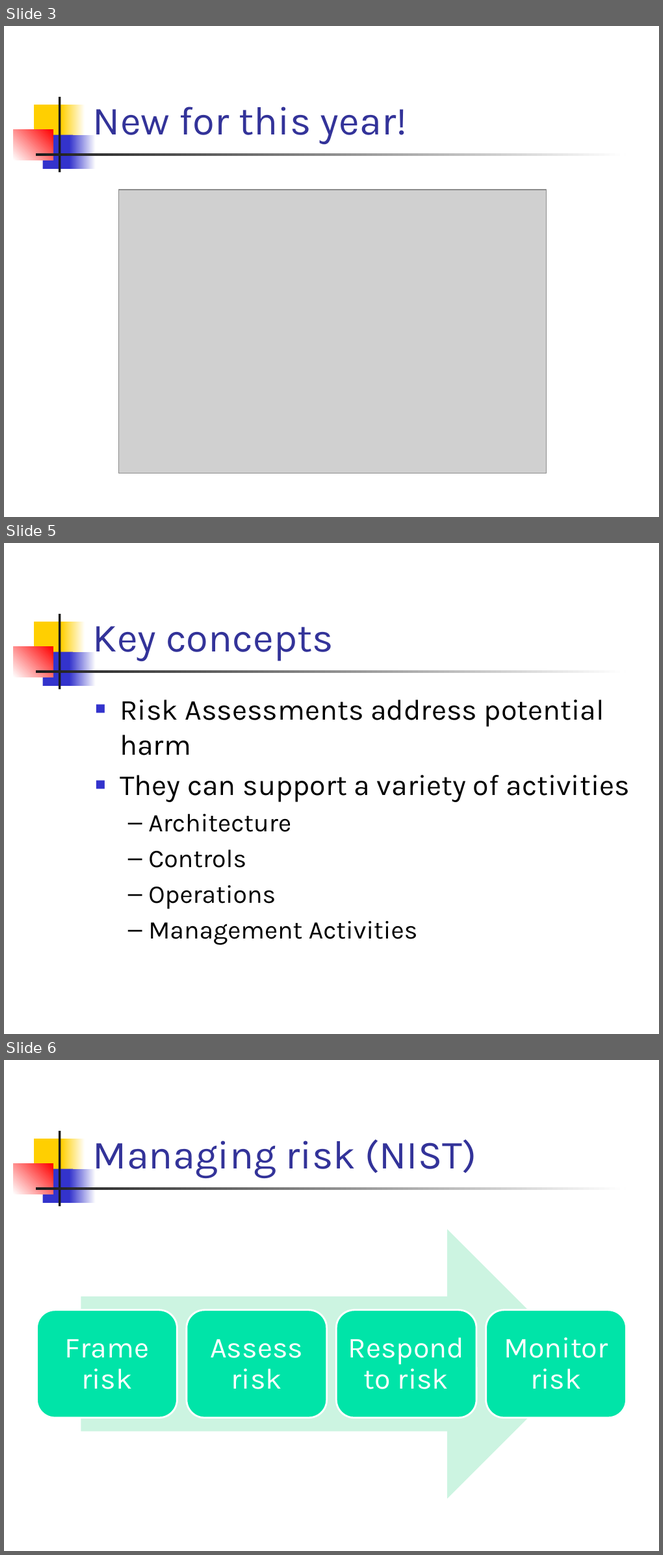
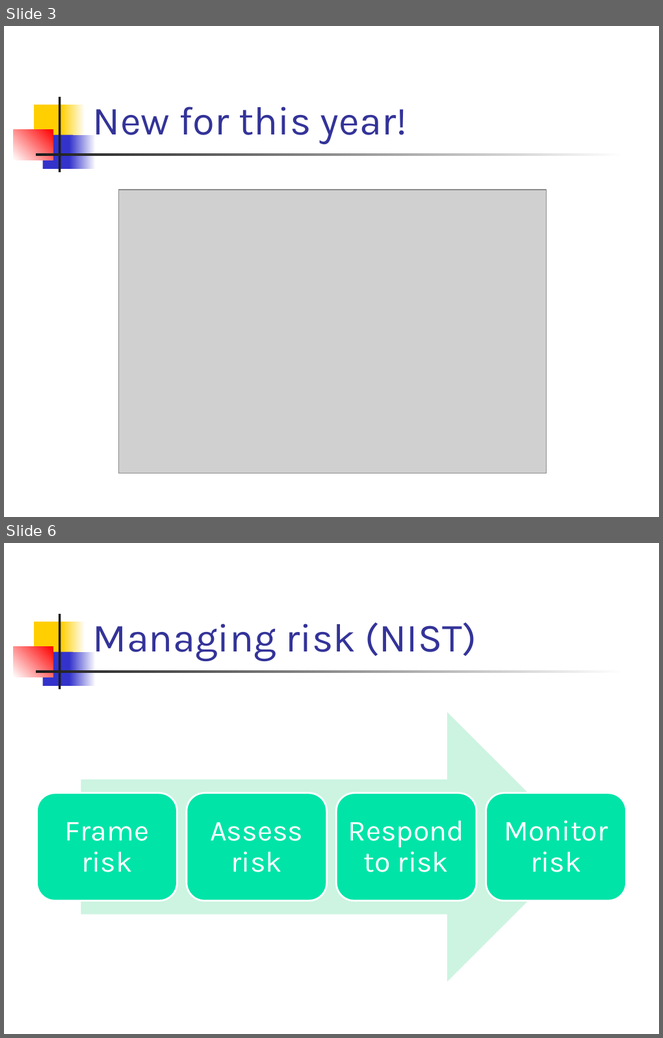
Before and after one commit to el-ahrairah/Risky_NIST, a slide deck: Risky NIST ecommerce.pptx. Shown one above the other, each under a label of ours: slides 3, 5 and 6 before the commit, slides 3 and 6 after it; the slides between them are not shown. The pictures are 663x1555 and 663x1038 pixels, drawn with LibreOffice and Linux fonts; fonts in the diff are those of the drawing; grey boxes stand for pictures. Boxes give left, top, right and bottom in pixels: in the first picture for what was removed or moved away, otherwise in the second. Text is boxed around its words. In the diff, an @@ line names an element or a change of style, - is before the commit and + after.

```diff
--- a/Risky NIST ecommerce.pptx
+++ b/Risky NIST ecommerce.pptx
@@ slide 5 removed at box(4, 543, 659, 1034), background #FFFFFF; not listed: 7 template elements that a slide beside it also shows @@
@@ title removed at box(93, 626, 333, 661) @@
-Key concepts
@@ text removed at box(120, 700, 630, 945) @@
-■ Risk Assessments address potential harm
-■ They can support a variety of activities
-  – Architecture
-  – Controls
-  – Operations
-  – Management Activities
```
Also in this commit, not shown: 9 slides changed, 1 slide added, 2 other slides removed.
